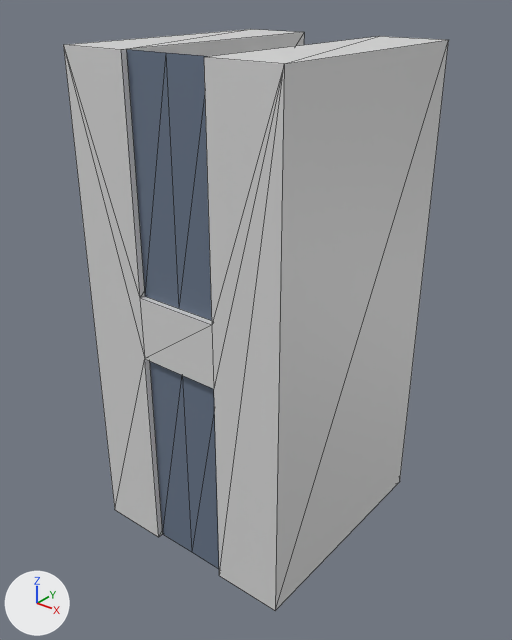
Before and after pictures for a commit that changed the glTF model static/h.glb.
Before and after are seen from a 50 mm lens placed at (16.87, -20.77, 17.68), pointed at (3.71, -4.32, 7.48). Every picture has the same lights, and +X, +Y and +Z are marked at lower left. Mesh edges are drawn as thin lines. Where no turn or scale is listed for an object, it has been applied to the vertices.

In view in the first picture: 'letter', 'window', 'window.001', 'window.002', 'window.003'.
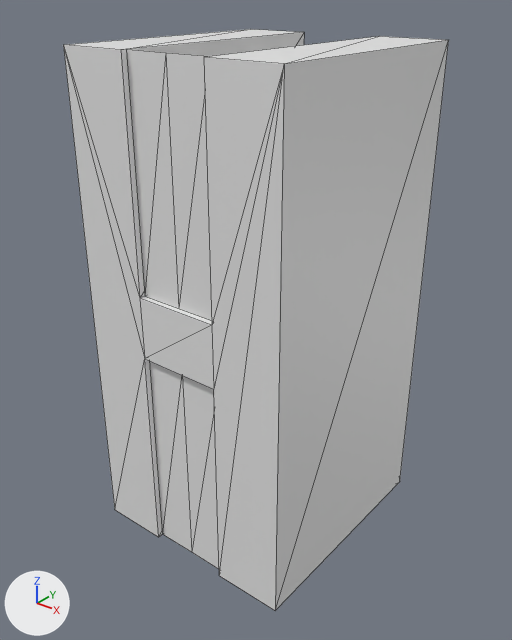
What differs and where, as boxes (x1, y1, x2, y2) in the pictures (512 x 640 px):
'window', recoloured (blue to grey)
    both: (127, 49, 179, 309)
'window.003', recoloured (blue to grey)
    both: (166, 53, 212, 321)
'window.002', recoloured (blue to grey)
    both: (150, 361, 192, 552)
'window.001', recoloured (blue to grey)
    both: (183, 376, 219, 569)

Edits to the bpy script that builds the scene:
```text
Change me_id5:
    where me_id5.from_pydata(...)  # 4 vertices, 2 faces; spans x 2.29..3.71, y -7.8, z 9.15..16.0
    remove me_id5.materials.append(mat_jean_blue)  # blue #69778b
Change me_id14:
    where me_id14.from_pydata(...)  # 4 vertices, 2 faces; spans x 3.71..5.12, y -7.8, z 0.0..7.12
    remove me_id14.materials.append(mat_jean_blue)  # blue #69778b
Change me_id21:
    where me_id21.from_pydata(...)  # 4 vertices, 2 faces; spans x 2.29..3.71, y -7.8, z 0.0..7.12
    remove me_id21.materials.append(mat_jean_blue)  # blue #69778b
Change me_id28:
    where me_id28.from_pydata(...)  # 4 vertices, 2 faces; spans x 3.71..5.12, y -7.8, z 9.15..16.0
    remove me_id28.materials.append(mat_jean_blue)  # blue #69778b
```
